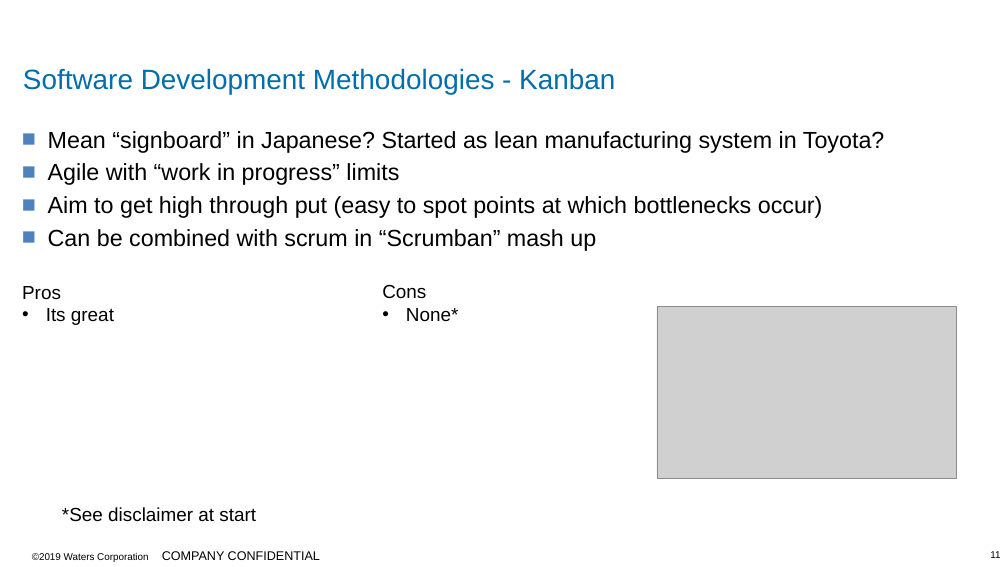
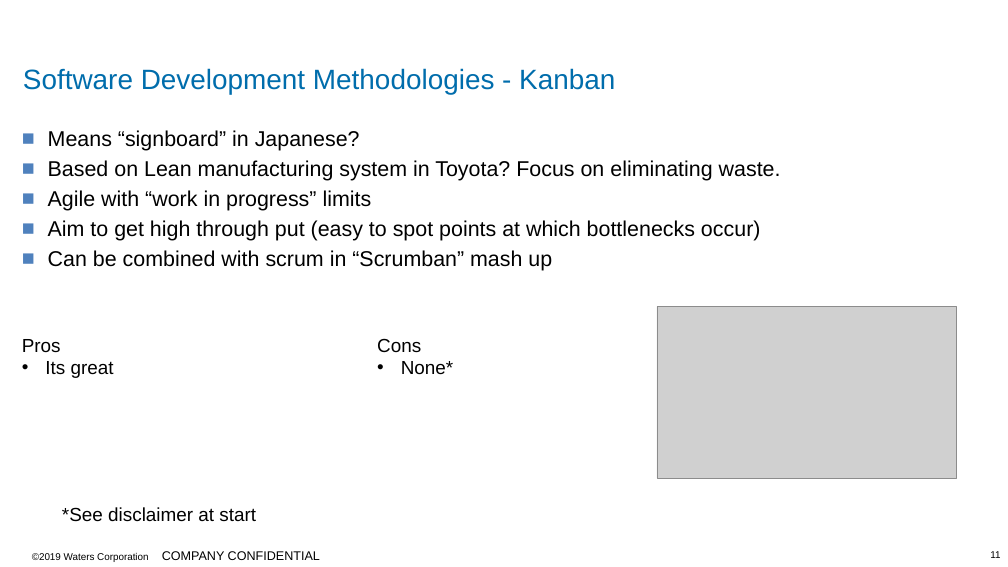
Before and after one commit to MCR-Digital/apprentice-boot-camp-methodologies, a slide deck: slide 11 of docs/Apprentice Bootcamp - Methodologies Part2.pptx. Drawn at 1008x567 pixels with LibreOffice and Linux fonts; fonts in the diff are those of the drawing; grey boxes stand for pictures; background and template pictures are left out. Boxes give left, top, right and bottom in pixels: in the first picture for what was removed or moved away, otherwise in the second. Text is boxed around its words. In the diff, an @@ line names an element or a change of style, - is before the commit and + after.

```diff
--- a/docs/Apprentice Bootcamp - Methodologies Part2.pptx
+++ b/docs/Apprentice Bootcamp - Methodologies Part2.pptx
@@ text at (x1=48, y1=130, x2=781, y2=181): text changed; size 22.2 to 20.4 pt @@
-■ Mean “signboard” in Japanese? Started as lean manufacturing system in Toyota?
+■ Means “signboard” in Japanese?
+■ Based on Lean manufacturing system in Toyota? Focus on eliminating waste.
@@ text at (x1=48, y1=190, x2=761, y2=271): size 22.2 to 20.4 pt in "Agile with “work in progress” limits", "Aim to get high through put (easy ...", "Can be combined with scrum in “Scrumban” ..." @@
@@ text "Pros" moved from (x1=22, y1=286, x2=114, y2=325) to (x1=22, y1=339, x2=114, y2=378) @@
@@ text "Cons" moved from (x1=382, y1=284, x2=459, y2=322) to (x1=377, y1=338, x2=454, y2=375) @@
```
Also in this commit, not shown: 8 other slides changed, 6 other files.
